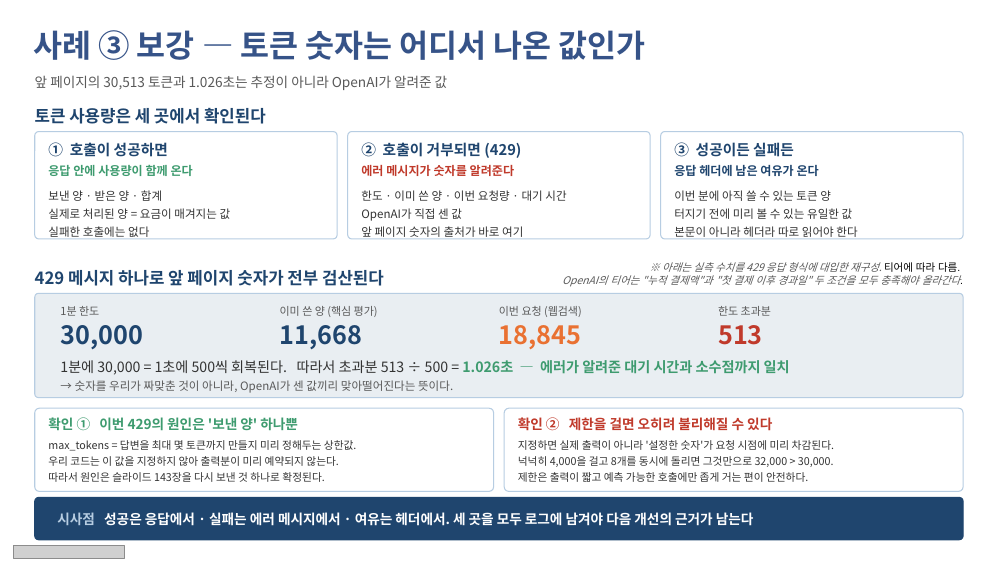
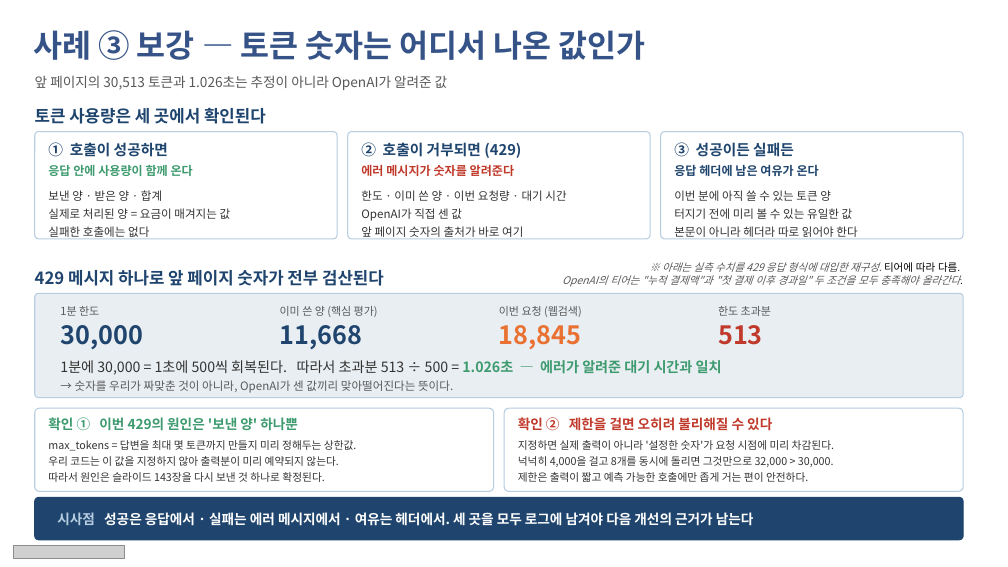
Before and after one commit to rockfe99/dsacontents, a slide deck: slide 26 of 참고파일/강의 컨텐츠 관리 시스템_박수연_박희용_260807.pptx. Drawn at 1008x567 pixels with LibreOffice and Linux fonts; fonts in the diff are those of the drawing; grey boxes stand for pictures; background and template pictures are left out. Boxes give left, top, right and bottom in pixels: in the first picture for what was removed or moved away, otherwise in the second. Text is boxed around its words. In the diff, an @@ line names an element or a change of style, - is before the commit and + after.

```diff
--- a/참고파일/강의 컨텐츠 관리 시스템_박수연_박희용_260807.pptx
+++ b/참고파일/강의 컨텐츠 관리 시스템_박수연_박희용_260807.pptx
@@ text at bbox=[60, 360, 722, 375]: text changed @@
-1분에 30,000 = 1초에 500씩 회복된다. 따라서 초과분 513 ÷ 500 = 1.026초 — 에러가 알려준 대기 시간과 소수점까지 일치
+1분에 30,000 = 1초에 500씩 회복된다. 따라서 초과분 513 ÷ 500 = 1.026초 — 에러가 알려준 대기 시간과 일치
```
Also in this commit, not shown: 1 other slide changed, 1 other file.
